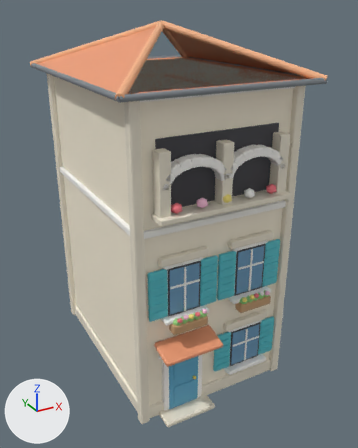
A saved change to the FBX model unity/Assets/Resources/Bayview/house_d.fbx.
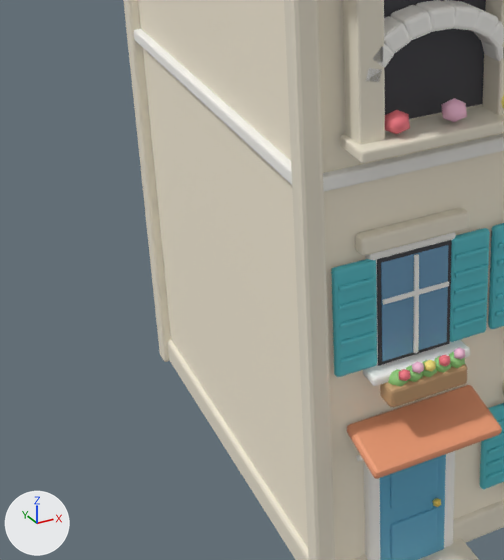
Old and new are each drawn whole from a 50 mm lens placed at (-7.51, -14.78, 12.31), pointed at (0.27, -0.63, 5.24) and again close up on the part from 0% to 63% of the width and 34% to 90% of the height. The axes (+X, +Y, +Z) are drawn at lower left. The lights are the same throughout. The last two pictures show the newer version. Objects named as collision shapes, trigger or cutter boxes, shadow casters or lower levels of detail are left out. Where no turn or scale is listed for an object, it has been applied to the vertices. Vertices at exactly the same position are counted once.

Before the edit, the objects in view are built like this:
```python
me_cube = bpy.data.meshes.new('Cube')
me_cube.from_pydata(...)  # 8589 vertices, 8467 faces; spans x -3.24..3.24, y -4.39..4.12, z -5.24..6.71
me_cube.materials.append(mat_tint_wall)  # pale yellow #fcf2dd
me_cube.materials.append(mat_stone)  # pale yellow #efe7d4
me_cube.materials.append(mat_whitetrim)  # white #fcfaf6
me_cube.materials.append(mat_rooftile)  # orange #ef9e76
me_cube.materials.append(mat_rooftilelight)  # beige #f9b88b
me_cube.materials.append(mat_metal)  # grey #959ba2
me_cube.materials.append(mat_tint_door)  # blue #61adce
me_cube.materials.append(mat_gold)  # yellow #fddf6f
me_cube.materials.append(mat_black)  # dark grey #3f3f45
me_cube.materials.append(mat_glass)  # blue #6f9ebf
me_cube.materials.append(mat_tint_shutter)  # cyan #59c4ce
me_cube.materials.append(mat_wood)  # brown #c59e73
me_cube.materials.append(mat_leaf)  # green #95ce7c
me_cube.materials.append(mat_flowerred)  # red #f97c86
me_cube.materials.append(mat_flowerpink)  # pink #ffc5df
me_cube.materials.append(mat_floweryellow)  # yellow #ffec81
me_cube.materials.append(mat_flowerwhite)  # white #fffffc
ob_visual = bpy.data.objects.new('Visual', me_cube)
ob_visual.location = (0.0, 0.0, 5.2)
```
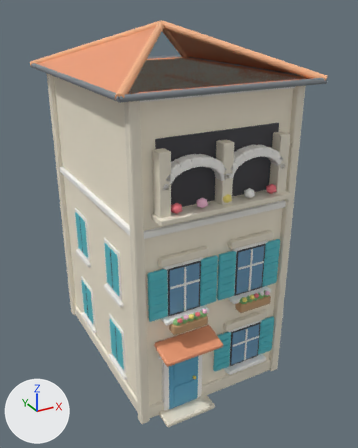
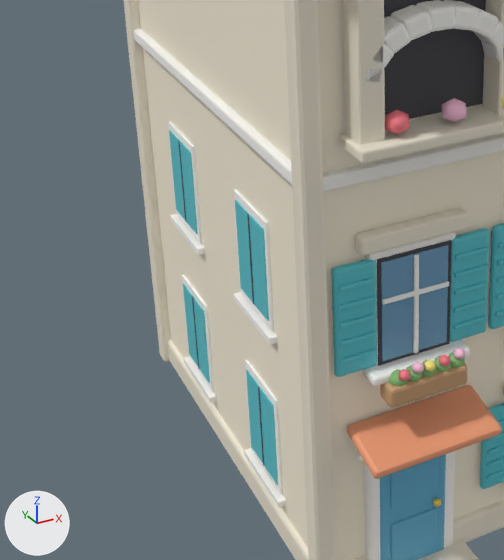
The change, as a list of edits to the scene's bpy script:
```text
Change me_cube:
    used by ob_visual; location = (0.0, 0.0, 5.2)
    remove me_cube.from_pydata(...)  # 8589 vertices, 8467 faces; spans x -3.24..3.24, y -4.39..4.12, z -5.24..6.71
    add me_cube.from_pydata(...)  # 8909 vertices, 8707 faces; spans x -3.24..3.24, y -4.39..4.12, z -5.24..6.71
    me_cube part 1: a new loose piece, a box spanning x -2.64..-2.6, y -2.1..-0.9, z -4.35..-2.65, in mat_whitetrim (white #fcfaf6)
    me_cube part 2: a new loose piece, a box spanning x -2.66..-2.63, y -2.02..-1.52, z -4.225..-2.775, in mat_tint_shutter (cyan #59c4ce)
    me_cube part 3: a new loose piece, a box spanning x -2.66..-2.63, y -1.48..-0.98, z -4.225..-2.775, in mat_tint_shutter (cyan #59c4ce)
    me_cube part 4: a new loose piece, a box spanning x -2.667..-2.657, y -1.52..-1.48, z -4.225..-2.775, in mat_black (dark grey #3f3f45)
    me_cube part 5: a new loose piece, a box spanning x -2.72..-2.6, y -2.2..-0.8, z -4.5..-4.4, in mat_whitetrim (white #fcfaf6)
    me_cube part 6: a new loose piece, a box spanning x -2.64..-2.6, y 0.9..2.1, z -4.35..-2.65, in mat_whitetrim (white #fcfaf6)
    me_cube part 7: a new loose piece, a box spanning x -2.66..-2.63, y 0.98..1.48, z -4.225..-2.775, in mat_tint_shutter (cyan #59c4ce)
    me_cube part 8: a new loose piece, a box spanning x -2.66..-2.63, y 1.52..2.02, z -4.225..-2.775, in mat_tint_shutter (cyan #59c4ce)
    me_cube part 9: a new loose piece, a box spanning x -2.667..-2.657, y 1.48..1.52, z -4.225..-2.775, in mat_black (dark grey #3f3f45)
    me_cube part 10: a new loose piece, a box spanning x -2.72..-2.6, y 0.8..2.2, z -4.5..-4.4, in mat_whitetrim (white #fcfaf6)
    me_cube part 11: a new loose piece, a box spanning x -2.64..-2.6, y -2.1..-0.9, z -1.45..0.25, in mat_whitetrim (white #fcfaf6)
    me_cube part 12: a new loose piece, a box spanning x -2.66..-2.63, y -2.02..-1.52, z -1.325..0.125, in mat_tint_shutter (cyan #59c4ce)
    me_cube part 13: a new loose piece, a box spanning x -2.66..-2.63, y -1.48..-0.98, z -1.325..0.125, in mat_tint_shutter (cyan #59c4ce)
    me_cube part 14: a new loose piece, a box spanning x -2.667..-2.657, y -1.52..-1.48, z -1.325..0.125, in mat_black (dark grey #3f3f45)
    me_cube part 15: a new loose piece, a box spanning x -2.72..-2.6, y -2.2..-0.8, z -1.6..-1.5, in mat_whitetrim (white #fcfaf6)
    me_cube part 16: a new loose piece, a box spanning x -2.64..-2.6, y 0.9..2.1, z -1.45..0.25, in mat_whitetrim (white #fcfaf6)
    me_cube part 17: a new loose piece, a box spanning x -2.66..-2.63, y 0.98..1.48, z -1.325..0.125, in mat_tint_shutter (cyan #59c4ce)
    me_cube part 18: a new loose piece, a box spanning x -2.66..-2.63, y 1.52..2.02, z -1.325..0.125, in mat_tint_shutter (cyan #59c4ce)
    me_cube part 19: a new loose piece, a box spanning x -2.667..-2.657, y 1.48..1.52, z -1.325..0.125, in mat_black (dark grey #3f3f45)
    me_cube part 20: a new loose piece, a box spanning x -2.72..-2.6, y 0.8..2.2, z -1.6..-1.5, in mat_whitetrim (white #fcfaf6)
    other edits to the shape of me_cube do not show in these pictures
```

Location of each change, [x1, y1, x2, y2] in pixels of the close-ups (504 x 560 px):
part 1 of me_cube, added
    after: [245, 360, 283, 494]
part 2 of me_cube, added (cyan)
    after: [259, 388, 278, 485]
part 3 of me_cube, added (cyan)
    after: [246, 370, 263, 463]
part 4 of me_cube, added
    after: [258, 387, 264, 466]
part 5 of me_cube, added
    after: [244, 448, 286, 507]
part 6 of me_cube, added
    after: [182, 275, 214, 391]
part 7 of me_cube, added (cyan)
    after: [193, 298, 210, 383]
part 8 of me_cube, added (cyan)
    after: [183, 284, 198, 366]
part 9 of me_cube, added
    after: [192, 297, 199, 368]
part 10 of me_cube, added
    after: [184, 356, 217, 403]
part 11 of me_cube, added
    after: [234, 189, 274, 331]
part 12 of me_cube, added (cyan)
    after: [249, 215, 269, 321]
part 13 of me_cube, added (cyan)
    after: [235, 200, 253, 302]
part 14 of me_cube, added
    after: [247, 214, 254, 304]
part 15 of me_cube, added
    after: [233, 292, 277, 345]
part 16 of me_cube, added
    after: [168, 121, 202, 243]
part 17 of me_cube, added (cyan)
    after: [180, 142, 198, 234]
part 18 of me_cube, added (cyan)
    after: [169, 131, 185, 220]
part 19 of me_cube, added
    after: [178, 141, 186, 221]
part 20 of me_cube, added
    after: [170, 214, 205, 255]
